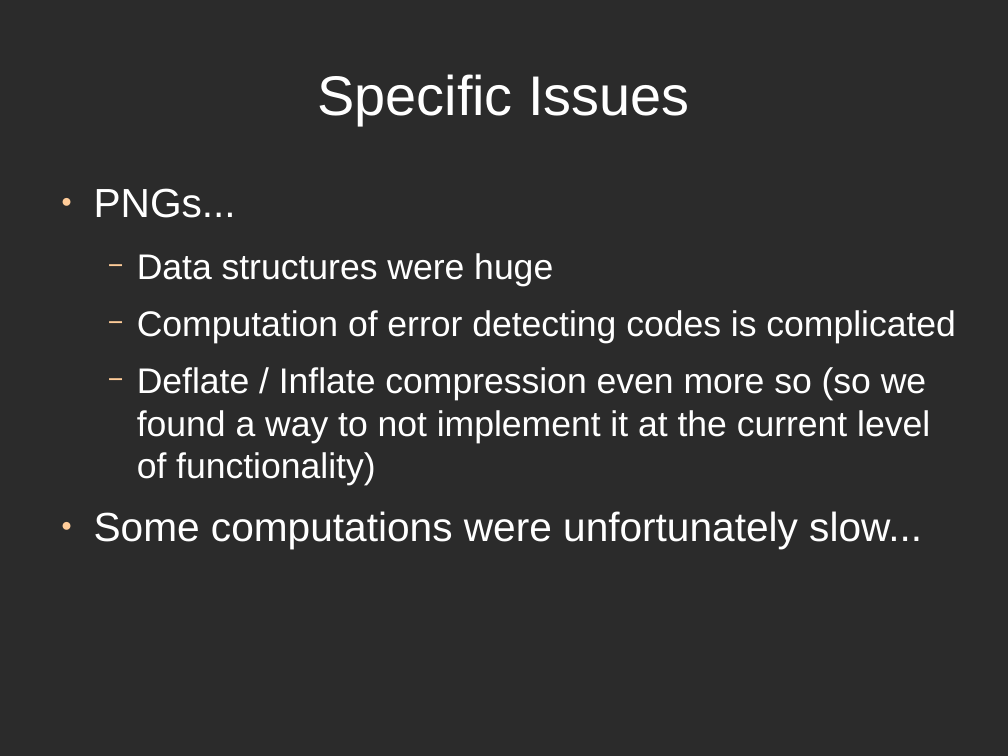
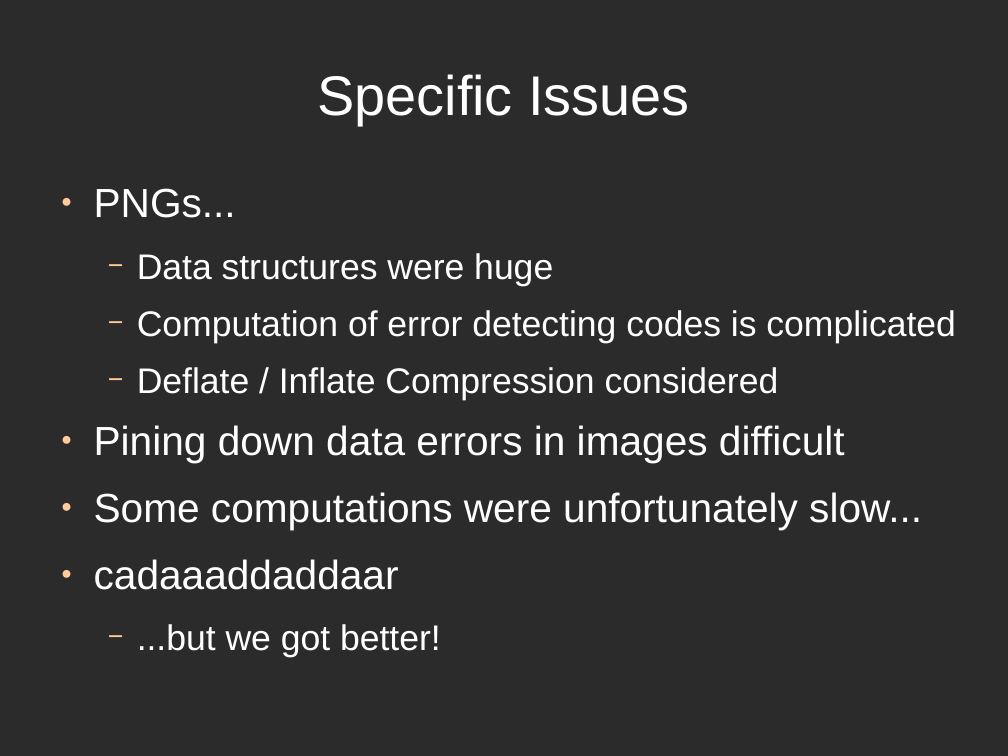
Before and after one commit to directrix1/se2, a slide deck: slide 21 of wip/SE2Presentation.odp (slide 25 before the commit). Drawn at 1008x756 pixels with LibreOffice and Linux fonts; fonts in the diff are those of the drawing; background and template pictures are left out; a plain dark background stands for a picture behind light text. Boxes give left, top, right and bottom in pixels: in the first picture for what was removed or moved away, otherwise in the second. Text is boxed around its words. In the diff, an @@ line names an element or a change of style, - is before the commit and + after.

```diff
--- a/wip/SE2Presentation.odp
+++ b/wip/SE2Presentation.odp
@@ text at box(94, 367, 845, 463): text changed; size 28 to 32 pt @@
-  − Deflate / Inflate compression even more so (so we found a way to not implement it at the current level of functionality)
+  − Deflate / Inflate Compression considered
+● Pining down data errors in images difficult
@@ text at box(94, 559, 441, 658): paragraphs added @@
+● cadaaaddaddaar
+  − ...but we got better!
```
Also in this commit, not shown: 8 other slides changed, 5 slides removed, 1 other file.
